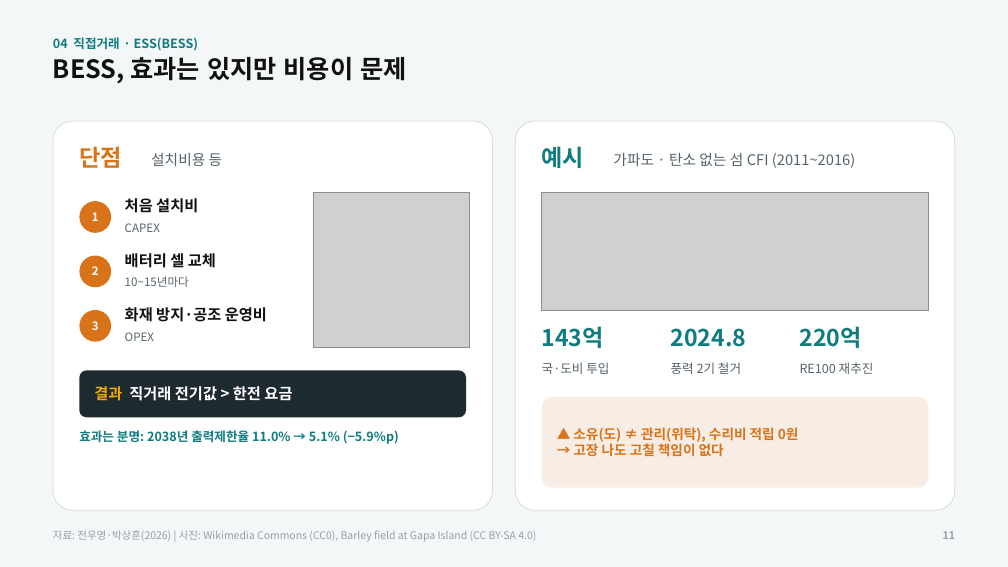
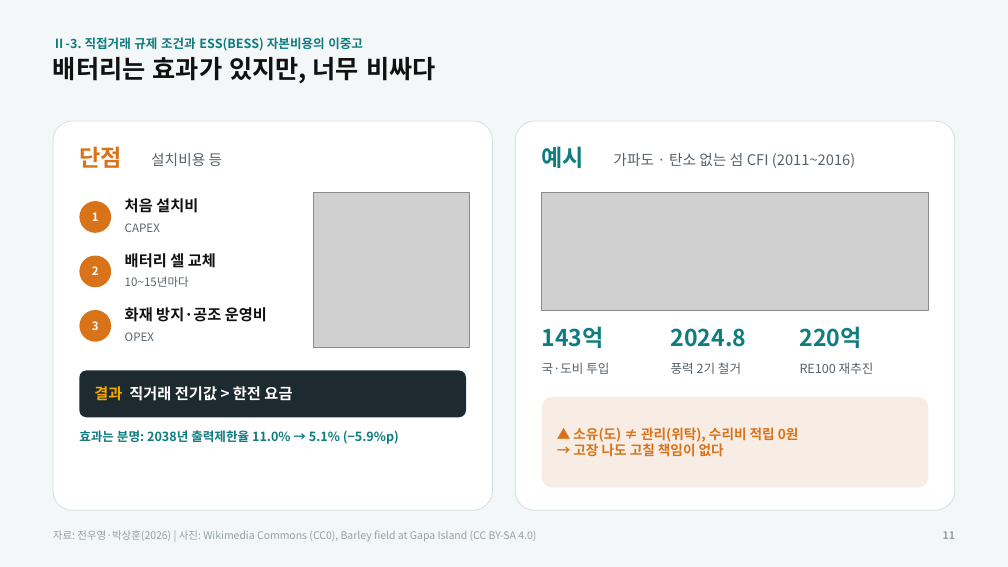
Before and after one commit to a44830300-arch/shaohong, a slide deck: slide 11 of 학업/전기/발표/분산에너지_발표_시안B.pptx. Drawn at 1008x567 pixels with LibreOffice and Linux fonts; fonts in the diff are those of the drawing; grey boxes stand for pictures. Boxes give left, top, right and bottom in pixels: in the first picture for what was removed or moved away, otherwise in the second. Text is boxed around its words. In the diff, an @@ line names an element or a change of style, - is before the commit and + after.

```diff
--- a/학업/전기/발표/분산에너지_발표_시안B.pptx
+++ b/학업/전기/발표/분산에너지_발표_시안B.pptx
@@ text at bbox=[53, 57, 436, 84]: text changed @@
-BESS, 효과는 있지만 비용이 문제
+배터리는 효과가 있지만, 너무 비싸다
@@ text at bbox=[53, 37, 363, 51]: text changed @@
-04 직접거래 · ESS(BESS)
+Ⅱ-3. 직접거래 규제 조건과 ESS(BESS) 자본비용의 이중고
```
Also in this commit, not shown: 16 other slides changed, 1 other file.
